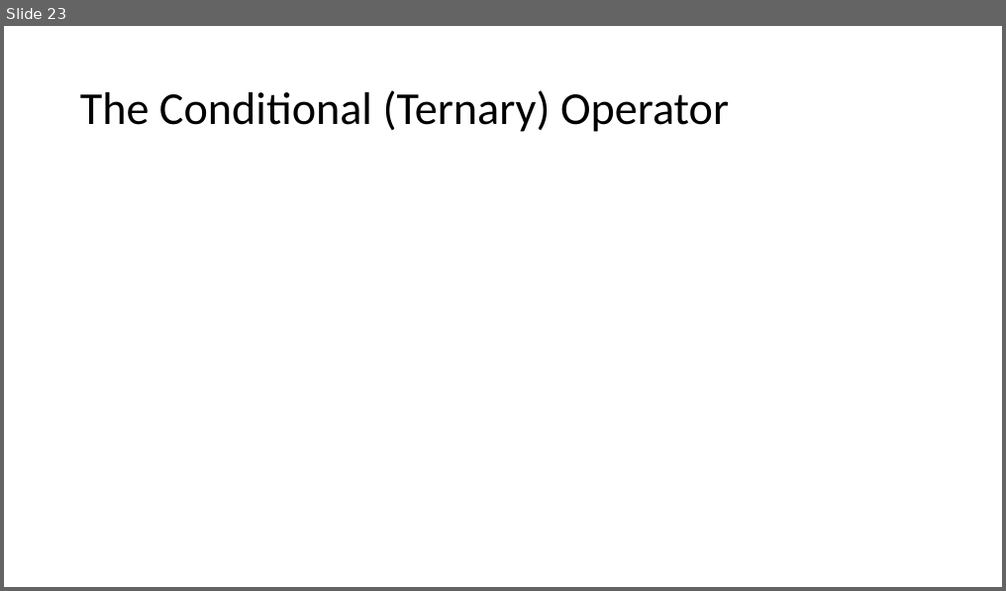
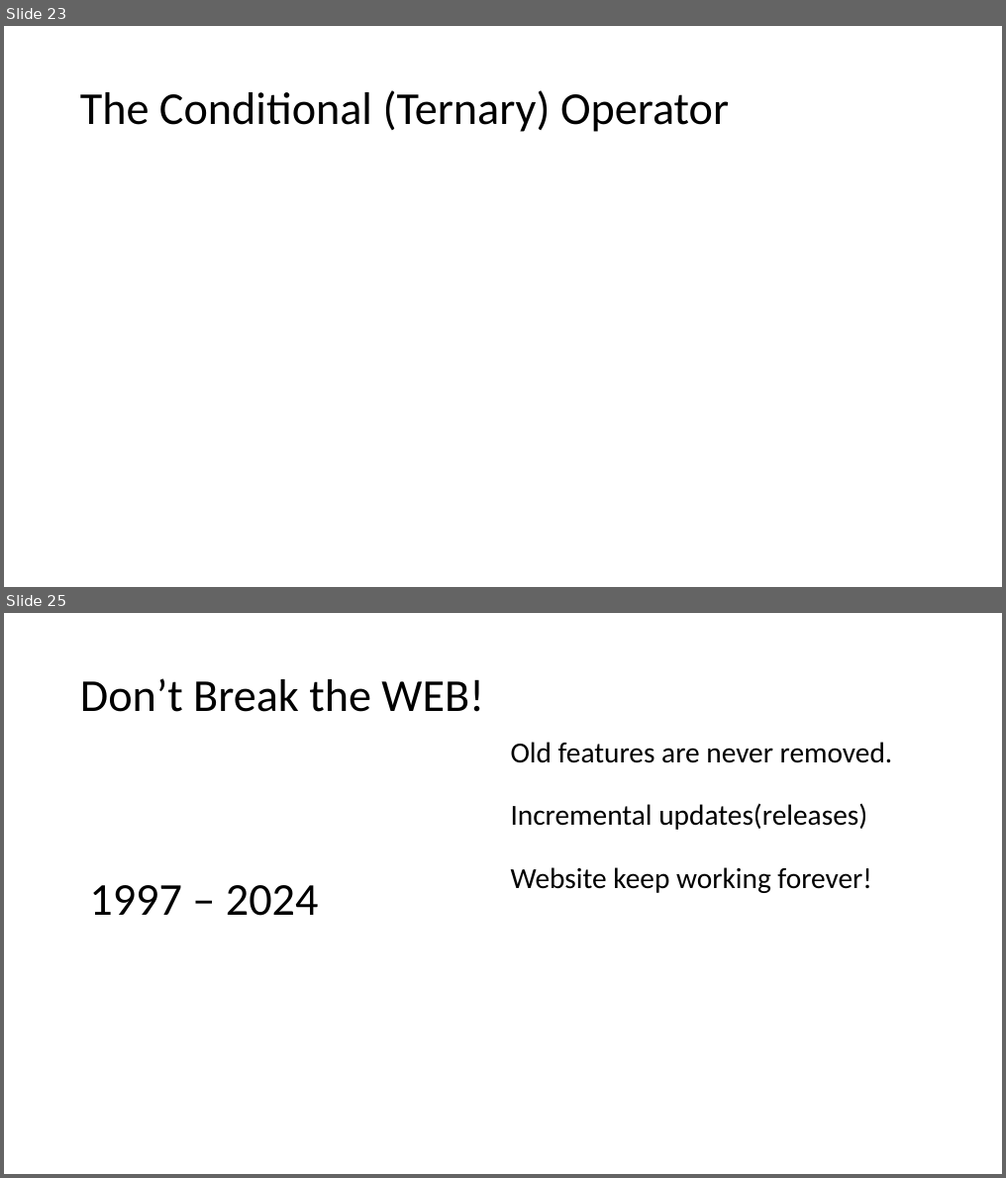
Before and after one commit to PiyushChaturvedii/Batch05, a slide deck: JavaScript.pptx. Shown one above the other, each under a label of ours: slide 23 before the commit, slides 23 and 25 after it; the slides between them are not shown. The pictures are 1006x591 and 1006x1178 pixels, drawn with LibreOffice and Linux fonts; fonts in the diff are those of the drawing. Boxes give left, top, right and bottom in pixels: in the first picture for what was removed or moved away, otherwise in the second. Text is boxed around its words. In the diff, an @@ line names an element or a change of style, - is before the commit and + after.

```diff
--- a/JavaScript.pptx
+++ b/JavaScript.pptx
@@ slide 25 added at (4,613,1002,1174), background #FFFFFF @@
@@ title added at (80,678,484,712), 44 pt, text #000000 @@
+Don’t Break the WEB!
@@ text added at (511,742,893,893), 28 pt, text #000000 @@
+Old features are never removed.
+Incremental updates(releases)
+Website keep working forever!
@@ text added at (89,885,319,916), 44 pt, text #000000 @@
+1997 – 2024
```
Also in this commit, not shown: 4 other slides added, 3 other files.
